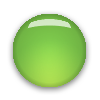
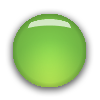
Before/after of a 100 x 100 layered artwork. What changed in the layer stack:
hid "Background" over [5, 8, 94, 97]
